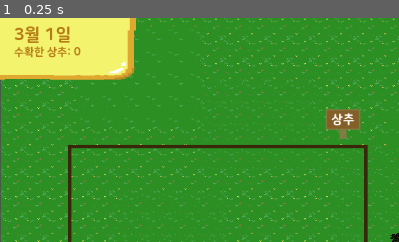
Above: before the commit, frame 1.
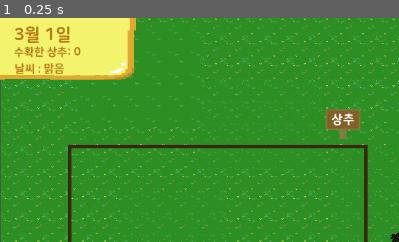
Above: after the commit, the same moment.

Repository: 202116302/farm_game_godot
Game: Godot game, scene res://scene/main.tscn
Two runs of this game, one before a commit and one after it. Both use one fixed random seed, a clock stepped at 60 frames per second and the inputs below.
Inputs:
- Up to frame 1 (0.25 s): no input
The pictures show only the part of the screen within x 0-50%, y 0-50%; the shares and areas given below are measured in that part.

The runs differ from the first frame. In frame 1, 0.3% of the frame differs, in the area x 3-17%, y 20-25%.

Commit message:
날씨 비 구현(땅 젖음 효과 필요)

Diff:
--- /dev/null
+++ b/scene/Rain.tscn
@@ -0,0 +1,33 @@
+[gd_scene load_steps=5 format=3 uid="uid://fkpmt67dsfj5"]
+
+[ext_resource type="Texture2D" uid="uid://0sxv7iypqend" path="res://asset/object/weather/rain0.png" id="1_3ydut"]
+[ext_resource type="Script" path="res://script/rain.gd" id="1_72ijb"]
+
+[sub_resource type="ParticleProcessMaterial" id="ParticleProcessMaterial_88kcj"]
+particle_flag_disable_z = true
+emission_shape_offset = Vector3(0, 100, 0)
+emission_shape = 3
+emission_box_extents = Vector3(640, -320, 1)
+inherit_velocity_ratio = 250.0
+direction = Vector3(0, 1, 0)
+spread = 1.0
+initial_velocity_min = 200.0
+initial_velocity_max = 300.0
+gravity = Vector3(0, 100, 0)
+scale_min = 2.0
+scale_max = 2.0
+color = Color(0.442881, 0.696864, 0.983874, 1)
+
+[sub_resource type="CanvasTexture" id="CanvasTexture_flxx7"]
+diffuse_texture = ExtResource("1_3ydut")
+
+[node name="Rain" type="Node2D"]
+script = ExtResource("1_72ijb")
+
+[node name="GPUParticles2D" type="GPUParticles2D" parent="."]
+position = Vector2(0, -400)
+emitting = false
+process_material = SubResource("ParticleProcessMaterial_88kcj")
+texture = SubResource("CanvasTexture_flxx7")
+lifetime = 2.0
+fixed_fps = 60
--- a/scene/UI.tscn
+++ b/scene/UI.tscn
@@ -18,6 +18,9 @@
 [sub_resource type="LabelSettings" id="LabelSettings_yi6gc"]
 font = ExtResource("1_1nuwk")
 font_color = Color(0.709804, 0.482353, 0.0823529, 1)
+
+[sub_resource type="LabelSettings" id="LabelSettings_db0rd"]
+font_color = Color(0.721569, 0.501961, 0.0980392, 1)
 
 [node name="UI" type="CanvasLayer"]
 
@@ -51,3 +54,12 @@
 offset_bottom = 63.0
 label_settings = SubResource("LabelSettings_yi6gc")
 visible_characters_behavior = 3
+
+[node name="Weather" type="Label" parent="blank/Panel"]
+layout_mode = 0
+offset_left = 21.0
+offset_top = 60.0
+offset_right = 102.0
+offset_bottom = 83.0
+text = "날씨 : 맑음 "
+label_settings = SubResource("LabelSettings_db0rd")
--- a/scene/main.tscn
+++ b/scene/main.tscn
@@ -29,6 +29,7 @@
 [ext_resource type="PackedScene" uid="uid://bqpi17qy8haio" path="res://scene/field.tscn" id="26_ia1m0"]
 [ext_resource type="PackedScene" uid="uid://2roi4uoduehv" path="res://scene/barn.tscn" id="27_0ln6o"]
 [ext_resource type="PackedScene" uid="uid://b2kn57hccxfcd" path="res://scene/barn_menu.tscn" id="28_cstnk"]
+[ext_resource type="PackedScene" uid="uid://fkpmt67dsfj5" path="res://scene/Rain.tscn" id="30_sg1am"]
 
 [sub_resource type="TileSetAtlasSource" id="TileSetAtlasSource_hnpik"]
 texture = ExtResource("2_nxrc2")
@@ -332,3 +333,5 @@
 
 [node name="Camera2D" type="Camera2D" parent="."]
 position = Vector2(-1, 7)
+
+[node name="Rain" parent="." instance=ExtResource("30_sg1am")]
--- a/script/main.gd
+++ b/script/main.gd
@@ -7,6 +7,9 @@
 var time_left = 0
 var screensize = Vector2.ZERO
 var playing = false
+
+@onready var rain_scene = preload("res://scene/Rain.tscn")
+var rain_instance
 
 
 func _ready():
@@ -18,3 +21,22 @@
 	$barn_menu.hide()
 	#$Player.screensize = screensize
 	#$Player.hide()
+	rain_instance = rain_scene.instantiate()
+	add_child(rain_instance)
+
+	if $UI/blank/Panel/Date.has_signal("day_changed"):
+		$UI/blank/Panel/Date.day_changed.connect(_on_weather_change)
+
+
+func _on_weather_change():
+	var random_value = randf()
+	print("Weather change check - Random value: ", random_value)  # 디버깅용
+
+	if random_value < 0.5:
+		print("Starting rain")  # 디버깅용
+		rain_instance.start_rain()
+		$UI/blank/Panel/Weather.text = "날씨: 비"
+	else:
+		print("Stopping rain")  # 디버깅용
+		rain_instance.stop_rain()
+		$UI/blank/Panel/Weather.text = "날씨: 맑음"
--- a/script/player.gd
+++ b/script/player.gd
@@ -28,7 +28,7 @@
 
 	add_to_group("player")
 
-	var feet_area = $feat_area/feat_area # 플레이어의 자식 노드로 추가된 Area2D
+	var feet_area = $feat_area # 플레이어의 자식 노드로 추가된 Area2D
 	if feet_area:
 		feet_area.area_entered.connect(_on_feet_area_entered)
 		feet_area.area_exited.connect(_on_feet_area_exited)
--- /dev/null
+++ b/script/rain.gd
@@ -0,0 +1,13 @@
+extends Node2D
+
+
+@onready var particles = $GPUParticles2D
+var is_raining = false
+
+func start_rain():
+	particles.emitting = true
+	is_raining = true
+
+func stop_rain():
+	particles.emitting = false
+	is_raining = false
Binary file added: asset/object/weather/rain0.png
Binary file added: asset/object/weather/rain1.png
Binary file added: asset/object/weather/rain2.png
Binary file added: asset/object/weather/rain3.png
Not shown: 1 places in scene/UI.tscn that only renumber resources
Not shown: 1 places in scene/main.tscn that only renumber resources
